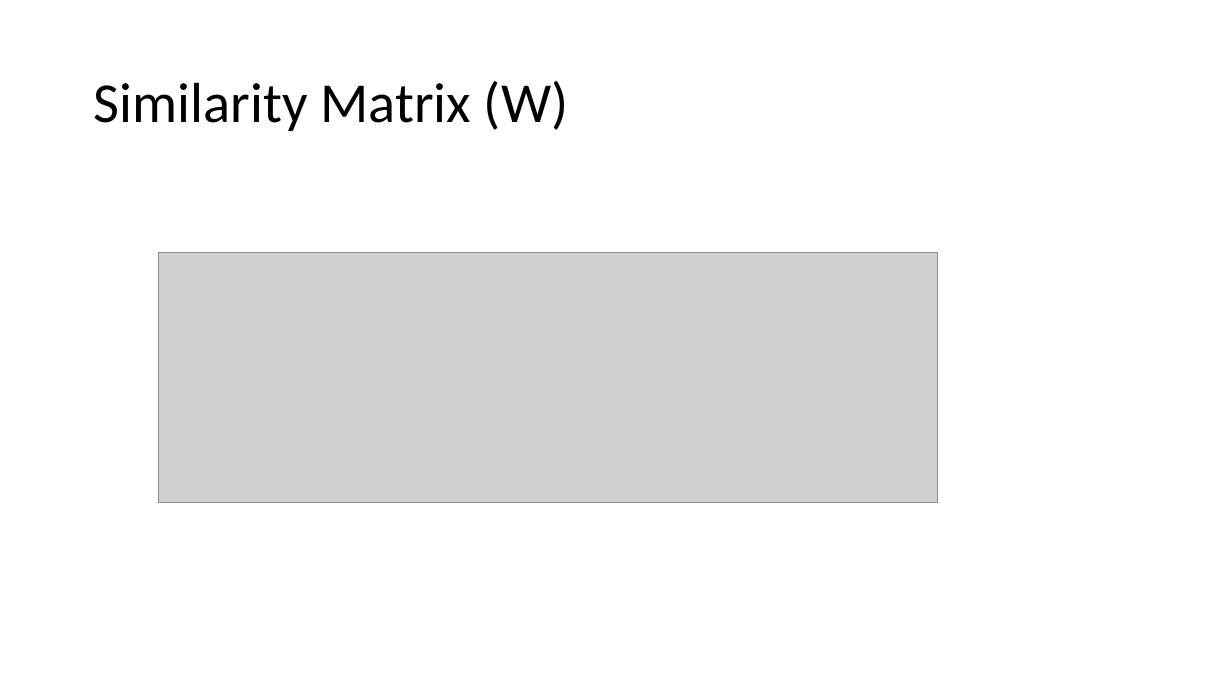
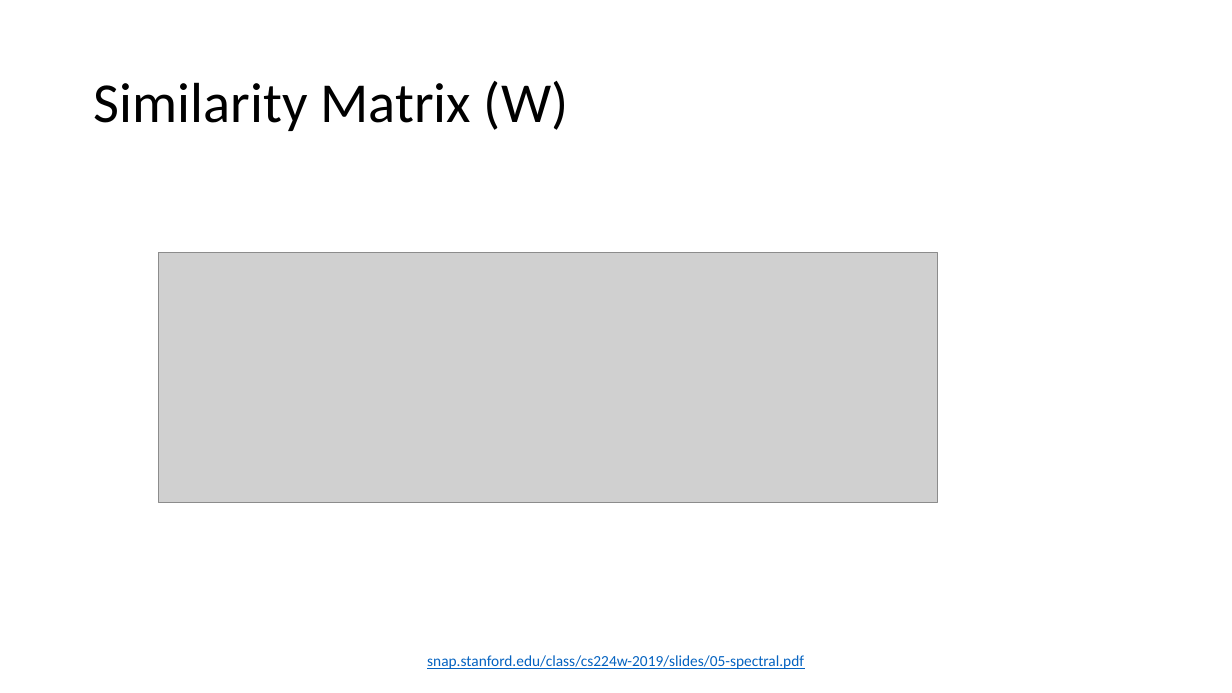
Before and after one commit to Kanchanfisky/SpectralClustering, a slide deck: slide 7 of Spectral Clustering.pptx (slide 8 before the commit). Drawn at 1232x693 pixels with LibreOffice and Linux fonts; fonts in the diff are those of the drawing; grey boxes stand for pictures. Boxes give left, top, right and bottom in pixels: in the first picture for what was removed or moved away, otherwise in the second. Text is boxed around its words. In the diff, an @@ line names an element or a change of style, - is before the commit and + after.

```diff
--- a/Spectral Clustering.pptx
+++ b/Spectral Clustering.pptx
@@ text added at (427, 655, 804, 669), 12 pt, text #0563C1, underline @@
+snap.stanford.edu/class/cs224w-2019/slides/05-spectral.pdf
```
Also in this commit, not shown: 10 other slides changed, 6 slides added, 16 slides removed, 1 other file.
